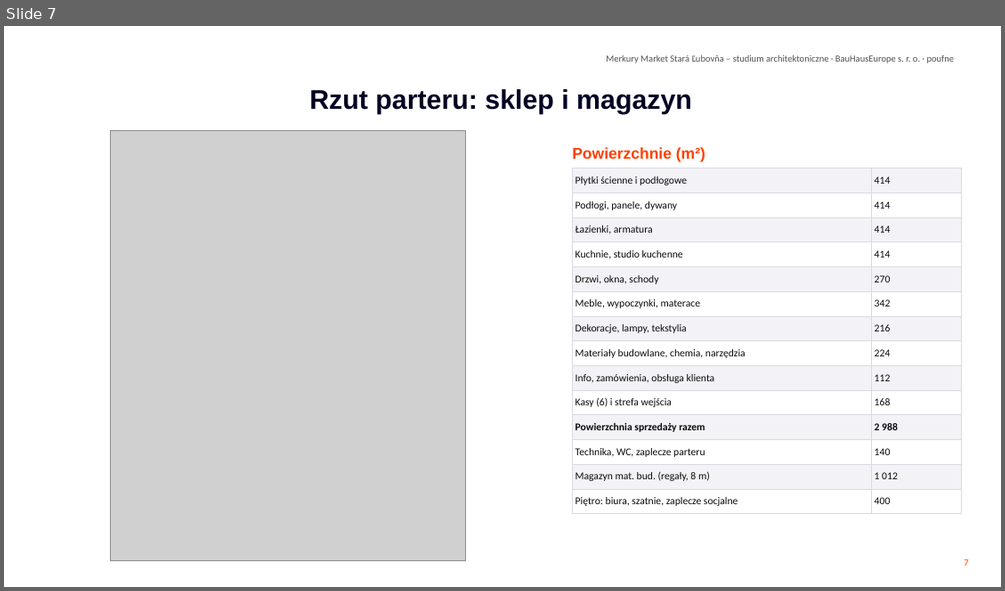
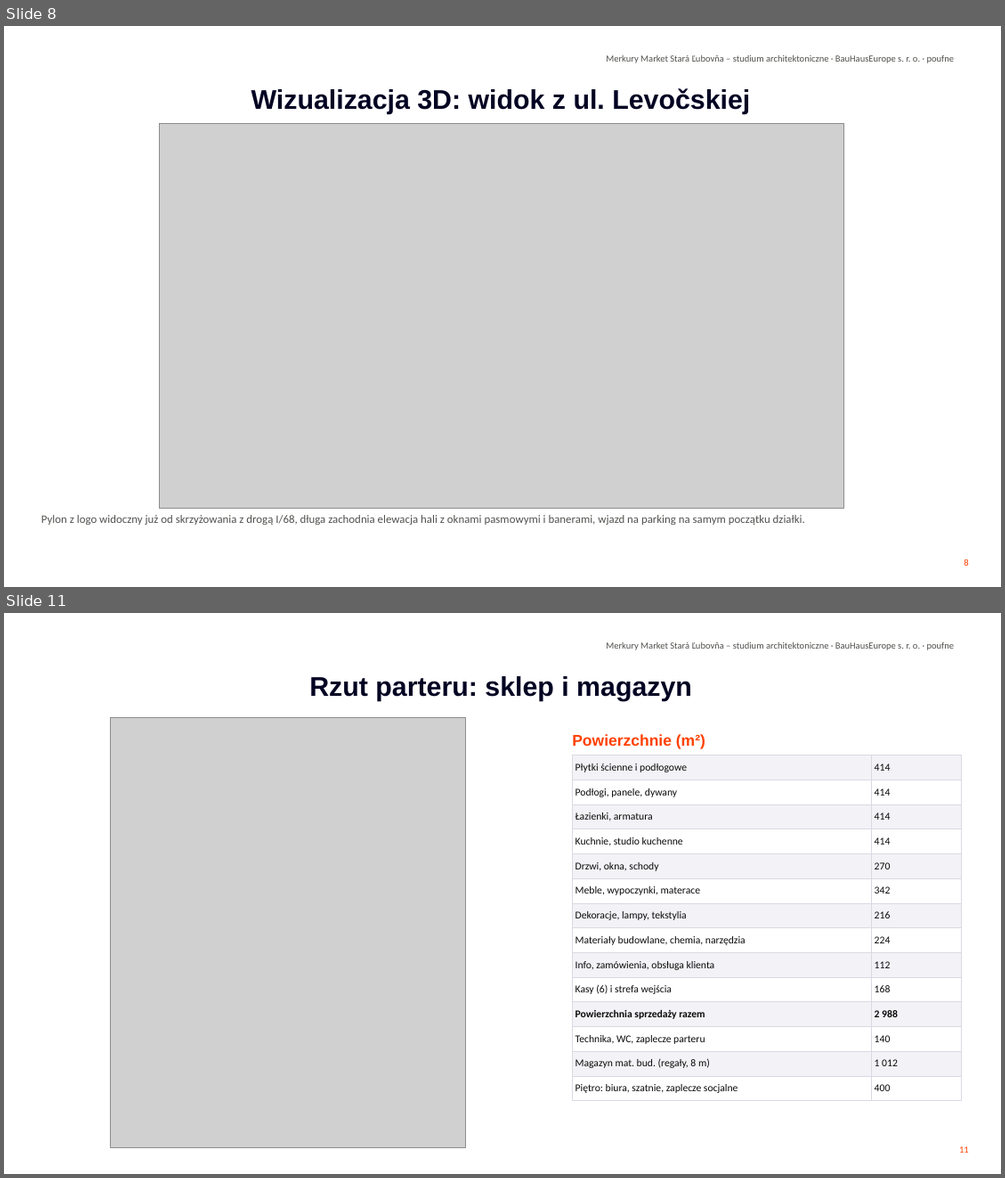
Before and after one commit to Lubo585/Lubo585, a slide deck: business-plan/studia-merkury-market/Studia_sklepu_Merkury_Market_Stara_Lubovna_PL.pptx. Shown one above the other, each under a label of ours: slide 7 before the commit, slides 8 and 11 after it; the slides between them are not shown. The pictures are 1005x591 and 1005x1178 pixels, drawn with LibreOffice and Linux fonts; fonts in the diff are those of the drawing; grey boxes stand for pictures; background and template pictures are left out. Boxes give left, top, right and bottom in pixels: in the first picture for what was removed or moved away, otherwise in the second. Text is boxed around its words. In the diff, an @@ line names an element or a change of style, - is before the commit and + after.

```diff
--- a/business-plan/studia-merkury-market/Studia_sklepu_Merkury_Market_Stara_Lubovna_PL.pptx
+++ b/business-plan/studia-merkury-market/Studia_sklepu_Merkury_Market_Stara_Lubovna_PL.pptx
@@ slide 8 added at bbox=[4, 26, 1001, 587], background #FFFFFF; not listed: 1 template element that a slide beside it also shows @@
@@ title added at bbox=[251, 88, 750, 114], 26 pt, text #010222, bold @@
+Wizualizacja 3D: widok z ul. Levočskiej
@@ picture added at bbox=[159, 123, 844, 508] @@
@@ text added at bbox=[41, 515, 805, 524], 11 pt, text #52514E @@
+Pylon z logo widoczny już od skrzyżowania z drogą I/68, długa zachodnia elewacja hali z oknami pasmowymi i banerami, wjazd na parking na samym początku działki.
@@ page number added at bbox=[963, 559, 968, 565], 9 pt, text #FF4000 @@
+8
@@ what was slide 7 is now slide 11 @@
@@ page number at bbox=[959, 1146, 969, 1152]: text changed @@
-7
+11
```
Also in this commit, not shown: 2 slides changed, 6 other slides added, 1 slide removed, 11 other files.
